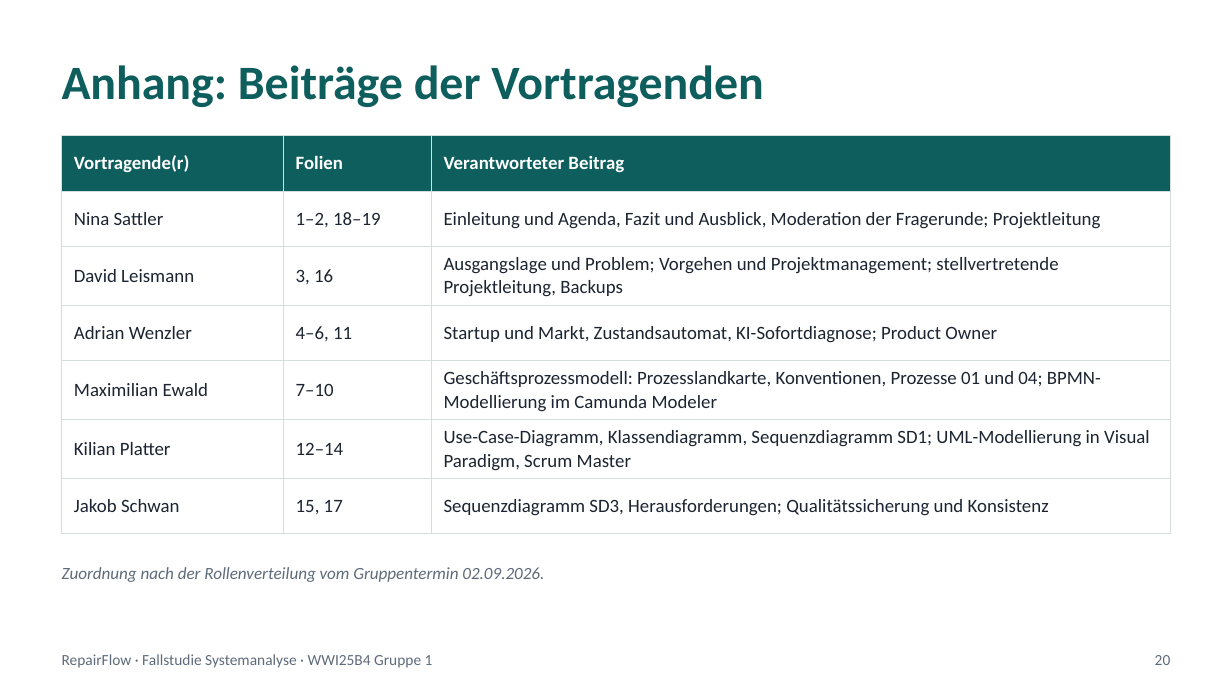
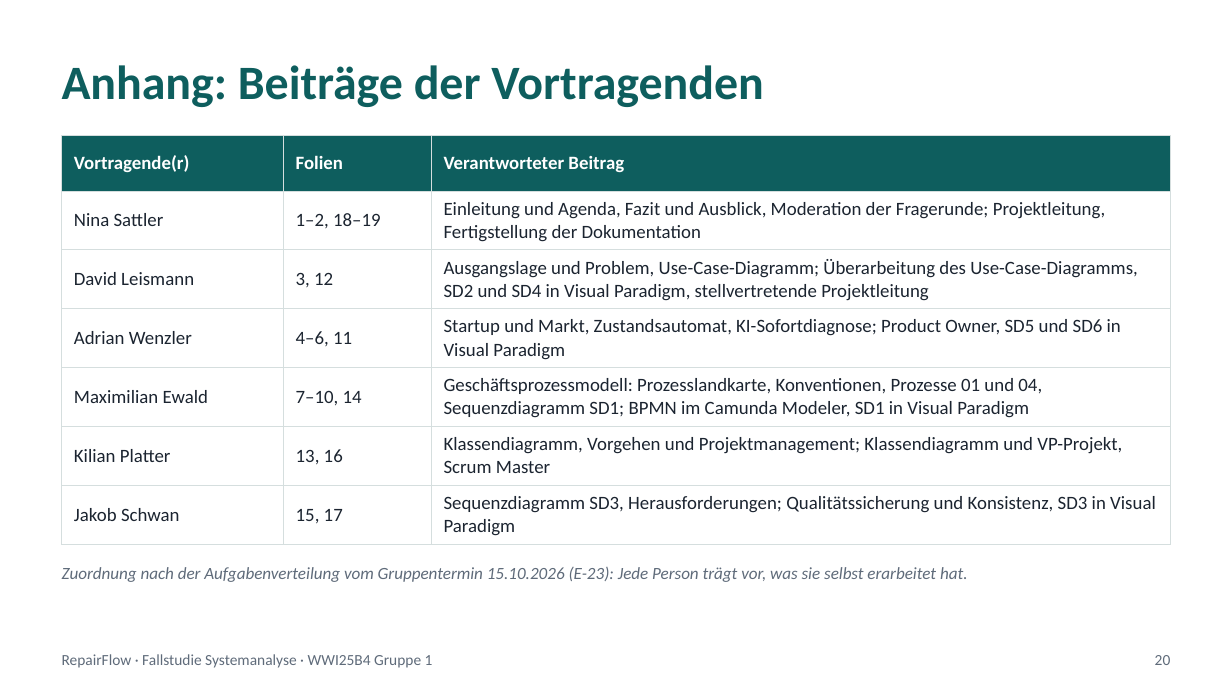
Before and after one commit to jakobschwan123-cmd/casestudy-semester-3, a slide deck: slide 20 of 4_praesentation/Abschlusspraesentation.pptx. Drawn at 1232x693 pixels with LibreOffice and Linux fonts; fonts in the diff are those of the drawing. Boxes give left, top, right and bottom in pixels: in the first picture for what was removed or moved away, otherwise in the second. Text is boxed around its words. In the diff, an @@ line names an element or a change of style, - is before the commit and + after.

```diff
--- a/4_praesentation/Abschlusspraesentation.pptx
+++ b/4_praesentation/Abschlusspraesentation.pptx
@@ table at [62,136,1170,540] @@
-row 2, column 3: Einleitung und Agenda, Fazit und Ausblick, Moderation der Fragerunde; Projektleitung
+row 2, column 3: Einleitung und Agenda, Fazit und Ausblick, Moderation der Fragerunde; Projektleitung, Fertigstellung der Dokumentation
-row 3, column 2: 3, 16
+row 3, column 2: 3, 12
-row 3, column 3: Ausgangslage und Problem; Vorgehen und Projektmanagement; stellvertretende Projektleitung, Backups
+row 3, column 3: Ausgangslage und Problem, Use-Case-Diagramm; Überarbeitung des Use-Case-Diagramms, SD2 und SD4 in Visual Paradigm, stellvertretende Projektleitung
-row 4, column 3: Startup und Markt, Zustandsautomat, KI-Sofortdiagnose; Product Owner
+row 4, column 3: Startup und Markt, Zustandsautomat, KI-Sofortdiagnose; Product Owner, SD5 und SD6 in Visual Paradigm
-row 5, column 2: 7–10
+row 5, column 2: 7–10, 14
-row 5, column 3: Geschäftsprozessmodell: Prozesslandkarte, Konventionen, Prozesse 01 und 04; BPMN-Modellierung im Camunda Modeler
+row 5, column 3: Geschäftsprozessmodell: Prozesslandkarte, Konventionen, Prozesse 01 und 04, Sequenzdiagramm SD1; BPMN im Camunda Modeler, SD1 in Visual Paradigm
-row 6, column 2: 12–14
+row 6, column 2: 13, 16
-row 6, column 3: Use-Case-Diagramm, Klassendiagramm, Sequenzdiagramm SD1; UML-Modellierung in Visual Paradigm, Scrum Master
+row 6, column 3: Klassendiagramm, Vorgehen und Projektmanagement; Klassendiagramm und VP-Projekt, Scrum Master
-row 7, column 3: Sequenzdiagramm SD3, Herausforderungen; Qualitätssicherung und Konsistenz
+row 7, column 3: Sequenzdiagramm SD3, Herausforderungen; Qualitätssicherung und Konsistenz, SD3 in Visual Paradigm
@@ text at [62,567,968,582]: text changed @@
-Zuordnung nach der Rollenverteilung vom Gruppentermin 02.09.2026.
+Zuordnung nach der Aufgabenverteilung vom Gruppentermin 15.10.2026 (E-23): Jede Person trägt vor, was sie selbst erarbeitet hat.
```
Also in this commit, not shown: 1 other slide changed, 9 other files.
